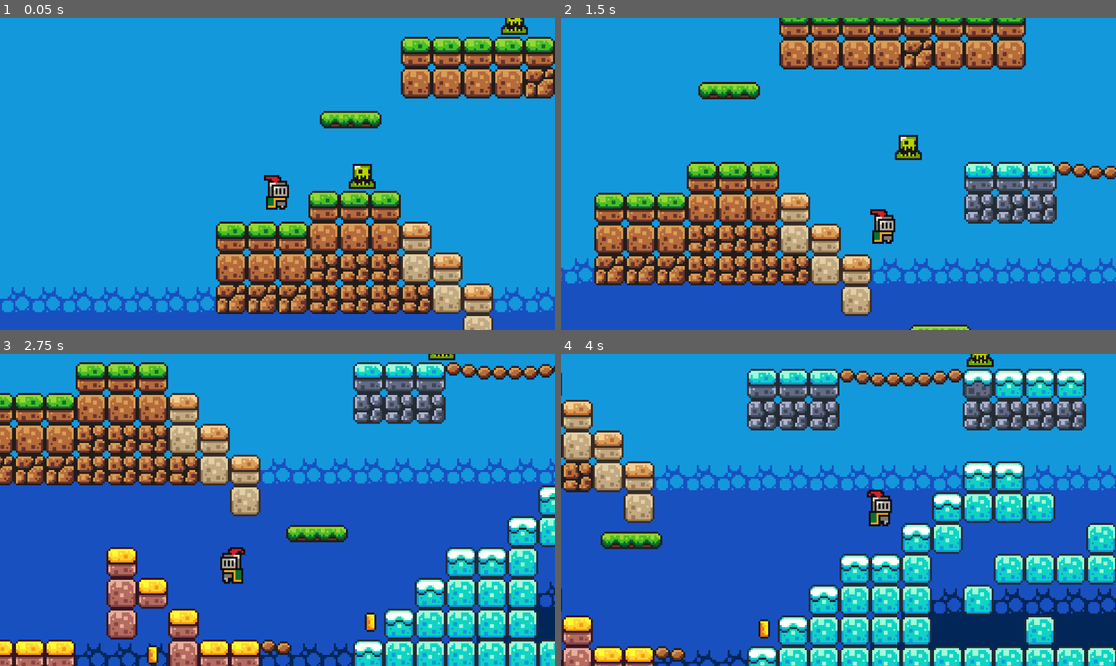
Above: before the commit, frames 1-4 (two rows, left to right).
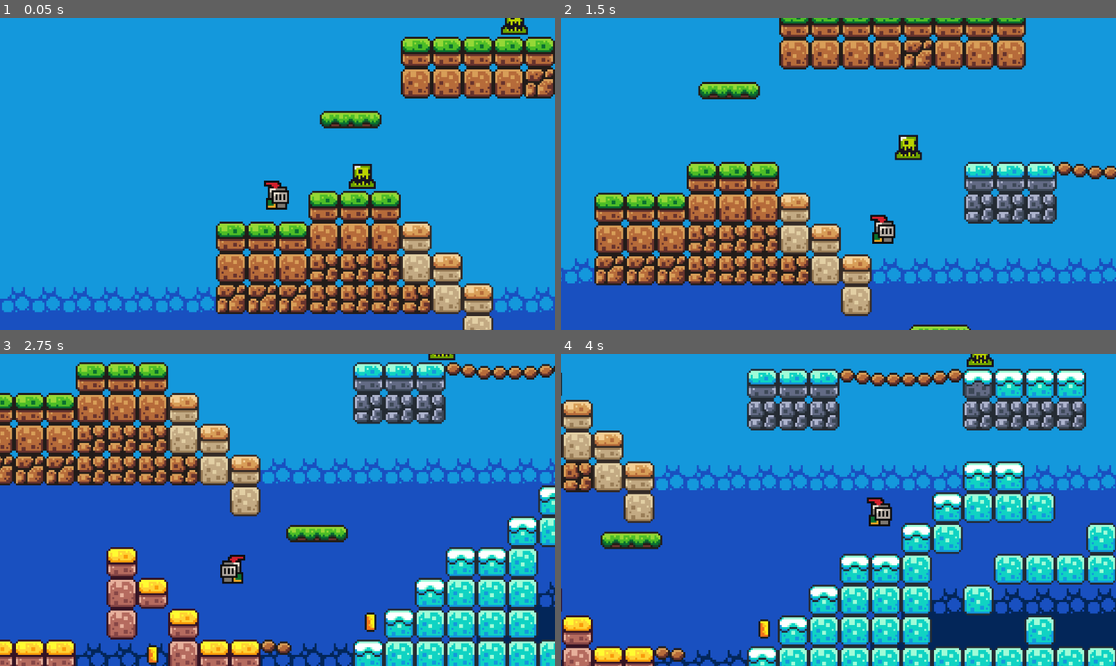
Above: after the commit, the same moments.

Repository: MobeenAftab/GodotPlatformerTutorial
Game: Godot game, scene res://scenes/game.tscn
The game is run twice, just before and just after one commit, with the same random seed, the same clock (stepped at 60 frames per second) and the same inputs.
Inputs:
- Up to frame 1 (0.05 s): no input
- Up to frame 2 (1.5 s): hold D (right) from 0.53 s (still down); tap Space (jump) at 0.6, 0.77, 1.07, 1.35 s
- Up to frame 3 (2.75 s): tap Space (jump) at 1.52, 1.82, 2.1 s; release D (right) at 2.03 s; hold A (left) from 2.03 s (still down)
- Up to frame 4 (4 s): release A (left) at 2.78 s; hold D (right) from 2.78 s (still down); tap Space (jump) at 2.85, 3.02, 3.32, 3.6, 3.77 s

The runs differ from the first frame. In frame 1, 0.3% of the frame differs, in the area x 47-53%, y 50-62%; in frame 2, 0.3%; in frame 3, 0.3%, in the area x 39-45%, y 61-74%; in frame 4, 0.3%.

Commit message:
update player animation states

Diff:
--- a/scenes/player.tscn
+++ b/scenes/player.tscn
@@ -19,6 +19,74 @@
 atlas = ExtResource("1_filn4")
 region = Rect2(96, 0, 32, 32)
 
+[sub_resource type="AtlasTexture" id="AtlasTexture_q7wsu"]
+atlas = ExtResource("1_filn4")
+region = Rect2(64, 160, 32, 32)
+
+[sub_resource type="AtlasTexture" id="AtlasTexture_t8dpa"]
+atlas = ExtResource("1_filn4")
+region = Rect2(0, 64, 32, 32)
+
+[sub_resource type="AtlasTexture" id="AtlasTexture_5hmtr"]
+atlas = ExtResource("1_filn4")
+region = Rect2(32, 64, 32, 32)
+
+[sub_resource type="AtlasTexture" id="AtlasTexture_v38bt"]
+atlas = ExtResource("1_filn4")
+region = Rect2(64, 64, 32, 32)
+
+[sub_resource type="AtlasTexture" id="AtlasTexture_lbp5w"]
+atlas = ExtResource("1_filn4")
+region = Rect2(96, 64, 32, 32)
+
+[sub_resource type="AtlasTexture" id="AtlasTexture_p4o8u"]
+atlas = ExtResource("1_filn4")
+region = Rect2(128, 64, 32, 32)
+
+[sub_resource type="AtlasTexture" id="AtlasTexture_r643q"]
+atlas = ExtResource("1_filn4")
+region = Rect2(160, 64, 32, 32)
+
+[sub_resource type="AtlasTexture" id="AtlasTexture_261ux"]
+atlas = ExtResource("1_filn4")
+region = Rect2(192, 64, 32, 32)
+
+[sub_resource type="AtlasTexture" id="AtlasTexture_kvxoq"]
+atlas = ExtResource("1_filn4")
+region = Rect2(224, 64, 32, 32)
+
+[sub_resource type="AtlasTexture" id="AtlasTexture_potjg"]
+atlas = ExtResource("1_filn4")
+region = Rect2(0, 96, 32, 32)
+
+[sub_resource type="AtlasTexture" id="AtlasTexture_edng5"]
+atlas = ExtResource("1_filn4")
+region = Rect2(32, 96, 32, 32)
+
+[sub_resource type="AtlasTexture" id="AtlasTexture_bnw5y"]
+atlas = ExtResource("1_filn4")
+region = Rect2(64, 96, 32, 32)
+
+[sub_resource type="AtlasTexture" id="AtlasTexture_e55ml"]
+atlas = ExtResource("1_filn4")
+region = Rect2(96, 96, 32, 32)
+
+[sub_resource type="AtlasTexture" id="AtlasTexture_46hte"]
+atlas = ExtResource("1_filn4")
+region = Rect2(128, 96, 32, 32)
+
+[sub_resource type="AtlasTexture" id="AtlasTexture_numyd"]
+atlas = ExtResource("1_filn4")
+region = Rect2(160, 96, 32, 32)
+
+[sub_resource type="AtlasTexture" id="AtlasTexture_kryd6"]
+atlas = ExtResource("1_filn4")
+region = Rect2(192, 96, 32, 32)
+
+[sub_resource type="AtlasTexture" id="AtlasTexture_tmaf1"]
+atlas = ExtResource("1_filn4")
+region = Rect2(224, 96, 32, 32)
+
 [sub_resource type="SpriteFrames" id="SpriteFrames_8kqu1"]
 animations = [{
 "frames": [{
@@ -37,6 +105,67 @@
 "loop": true,
 "name": &"idle",
 "speed": 10.0
+}, {
+"frames": [{
+"duration": 1.0,
+"texture": SubResource("AtlasTexture_q7wsu")
+}],
+"loop": true,
+"name": &"jump",
+"speed": 10.0
+}, {
+"frames": [{
+"duration": 1.0,
+"texture": SubResource("AtlasTexture_t8dpa")
+}, {
+"duration": 1.0,
+"texture": SubResource("AtlasTexture_5hmtr")
+}, {
+"duration": 1.0,
+"texture": SubResource("AtlasTexture_v38bt")
+}, {
+"duration": 1.0,
+"texture": SubResource("AtlasTexture_lbp5w")
+}, {
+"duration": 1.0,
+"texture": SubResource("AtlasTexture_p4o8u")
+}, {
+"duration": 1.0,
+"texture": SubResource("AtlasTexture_r643q")
+}, {
+"duration": 1.0,
+"texture": SubResource("AtlasTexture_261ux")
+}, {
+"duration": 1.0,
+"texture": SubResource("AtlasTexture_kvxoq")
+}, {
+"duration": 1.0,
+"texture": SubResource("AtlasTexture_potjg")
+}, {
+"duration": 1.0,
+"texture": SubResource("AtlasTexture_edng5")
+}, {
+"duration": 1.0,
+"texture": SubResource("AtlasTexture_bnw5y")
+}, {
+"duration": 1.0,
+"texture": SubResource("AtlasTexture_e55ml")
+}, {
+"duration": 1.0,
+"texture": SubResource("AtlasTexture_46hte")
+}, {
+"duration": 1.0,
+"texture": SubResource("AtlasTexture_numyd")
+}, {
+"duration": 1.0,
+"texture": SubResource("AtlasTexture_kryd6")
+}, {
+"duration": 1.0,
+"texture": SubResource("AtlasTexture_tmaf1")
+}],
+"loop": true,
+"name": &"run",
+"speed": 10.0
 }]
 
 [sub_resource type="CircleShape2D" id="CircleShape2D_a4fa1"]
@@ -50,9 +179,9 @@
 
 [node name="AnimatedSprite2D" type="AnimatedSprite2D" parent="."]
 sprite_frames = SubResource("SpriteFrames_8kqu1")
-animation = &"idle"
+animation = &"run"
 autoplay = "idle"
-frame_progress = 0.90899
+frame_progress = 0.603163
 
 [node name="CollisionShape2D" type="CollisionShape2D" parent="."]
 position = Vector2(0, 6)
--- a/scripts/player.gd
+++ b/scripts/player.gd
@@ -19,10 +19,21 @@
 
 	var direction = Input.get_axis("left", "right")
 
+	# Flip sprite direction based on user input
 	if direction > 0:
 		animated_sprite.flip_h = false
 	elif direction < 0:
 		animated_sprite.flip_h = true
+
+	# Play animation
+	if is_on_floor():
+		if direction > 0:
+			animated_sprite.play("run")
+		else:
+			animated_sprite.play("idle")
+	else:
+		animated_sprite.play("jump")
+
 
 	# Get the input direction and handle the movement/deceleration.
 	# As good practice, you should replace UI actions with custom gameplay actions.
Not shown: 1 places in scenes/player.tscn that only renumber resources
